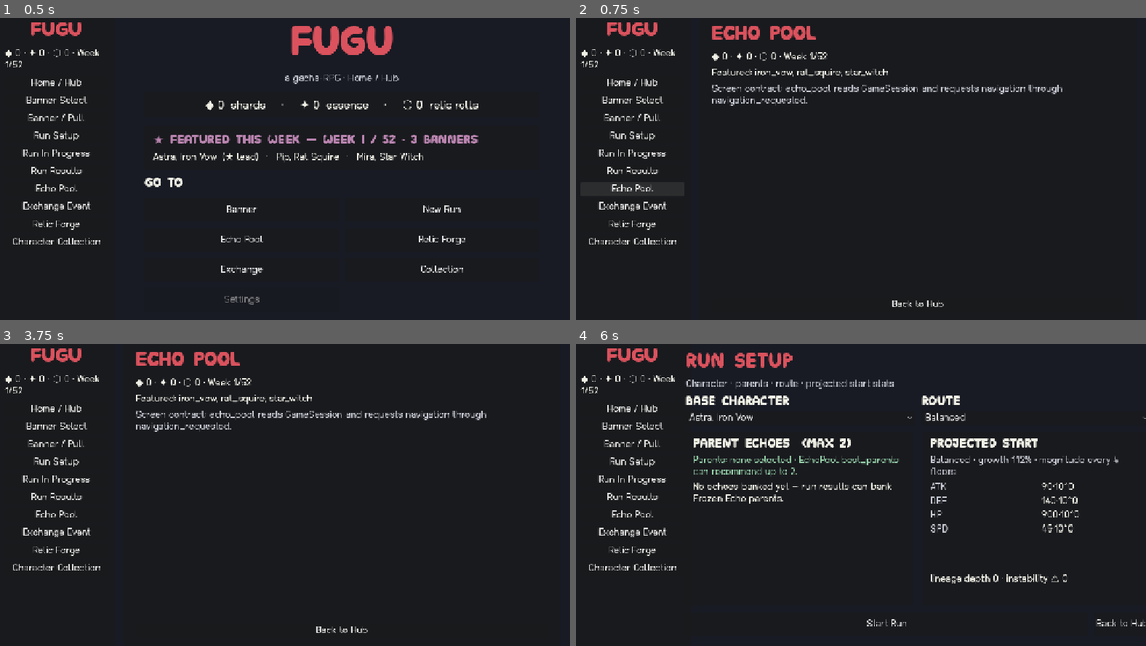
Above: before the commit, frames 1-4 (two rows, left to right).
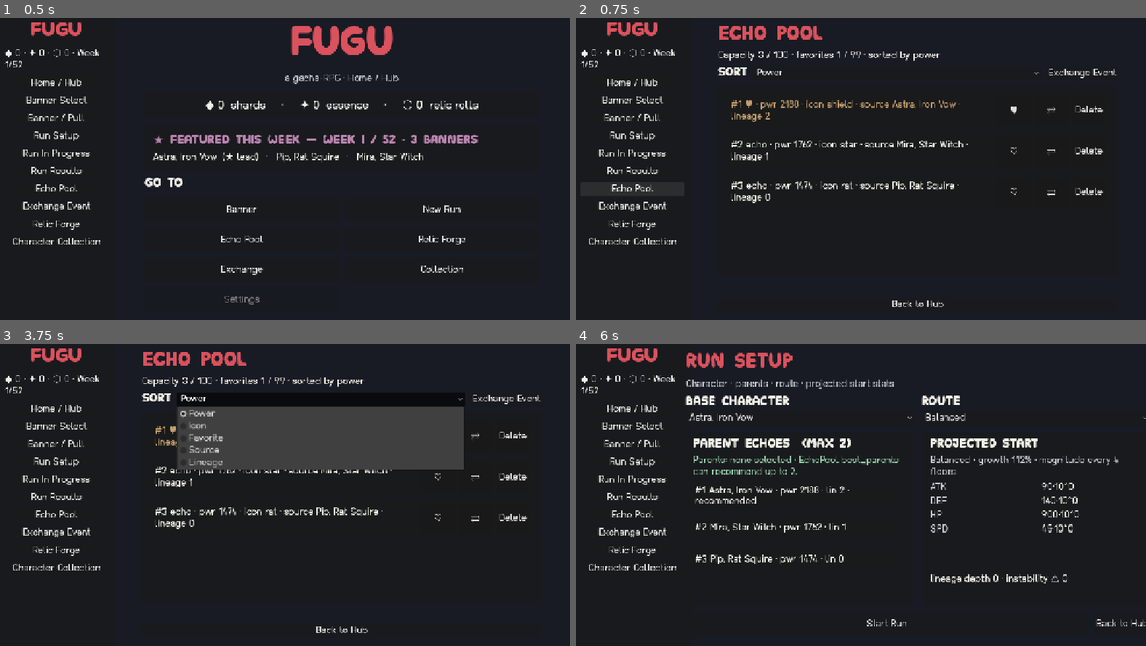
Above: after the commit, the same moments.

Repository: Mezzyface/fugu
Game: Godot game, scene res://main.tscn
Two runs of this game, one before a commit and one after it. Both use one fixed random seed, a clock stepped at 60 frames per second and the inputs below.
Inputs (mouse positions are in pixels of both pictures, inside the frame that each line leads up to):
- Up to frame 1 (0.5 s): no input
- Up to frame 2 (0.75 s): click "Echo Pool" at 0.5 s
- Up to frame 3 (3.75 s): click "Exchange Event" at 1.25 s; click "Back to Hub" at 2 s; click "Echo Pool" at 2.75 s; click (319, 398) at 3.5 s, where only the run after the commit has a clickable "Power"
- Up to frame 4 (6 s): click "Exchange Event" at 4.25 s; click "Home / Hub" at 5 s; click "New Run" at 5.75 s

Frame 1 is identical in both runs. In frame 2, 4.1% of the frame differs, in the area x 23-95%, y 2-62%; in frame 3, 13%; in frame 4, 1.3%.

Commit message:
[Task] Screen 07 Echo Pool
Co-Authored-By: Claude Opus 4.8 <noreply@anthropic.com>

Diff:
--- a/game/scenes/echo_pool_screen.tscn
+++ b/game/scenes/echo_pool_screen.tscn
@@ -1,6 +1,7 @@
-[gd_scene load_steps=2 format=3]
+[gd_scene load_steps=3 format=3 uid="uid://d61echopoolscene"]
 
-[ext_resource type="Script" path="res://scripts/ui/screen_base.gd" id="1_screen"]
+[ext_resource type="Script" path="res://scripts/ui/echo_pool_screen.gd" id="1_echo"]
+[ext_resource type="Theme" uid="uid://bfugutheme0001" path="res://assets/theme/fugu_theme.tres" id="2_theme"]
 
 [node name="EchoPoolScreen" type="Control"]
 layout_mode = 3
@@ -9,6 +10,102 @@
 anchor_bottom = 1.0
 grow_horizontal = 2
 grow_vertical = 2
-script = ExtResource("1_screen")
+theme = ExtResource("2_theme")
+script = ExtResource("1_echo")
 screen_id = "echo_pool"
 screen_title = "Echo Pool"
+
+[node name="Background" type="ColorRect" parent="."]
+layout_mode = 1
+anchors_preset = 15
+anchor_right = 1.0
+anchor_bottom = 1.0
+grow_horizontal = 2
+grow_vertical = 2
+color = Color(0.094118, 0.105882, 0.141176, 1)
+
+[node name="Margin" type="MarginContainer" parent="."]
+layout_mode = 1
+anchors_preset = 15
+anchor_right = 1.0
+anchor_bottom = 1.0
+grow_horizontal = 2
+grow_vertical = 2
+theme_override_constants/margin_left = 42
+theme_override_constants/margin_top = 24
+theme_override_constants/margin_right = 42
+theme_override_constants/margin_bottom = 24
+
+[node name="Root" type="VBoxContainer" parent="Margin"]
+layout_mode = 2
+theme_override_constants/separation = 12
+
+[node name="TitleLabel" type="Label" parent="Margin/Root"]
+layout_mode = 2
+theme_type_variation = &"TitleLabel"
+theme_override_colors/font_color = Color(0.854902, 0.321569, 0.364706, 1)
+text = "Echo Pool"
+
+[node name="SummaryLabel" type="Label" parent="Margin/Root"]
+unique_name_in_owner = true
+layout_mode = 2
+theme_override_colors/font_color = Color(0.94, 0.94, 0.9, 1)
+text = "Capacity 3 / 100 · favorites 1 / 99 · sorted by power"
+
+[node name="Controls" type="HBoxContainer" parent="Margin/Root"]
+layout_mode = 2
+theme_override_constants/separation = 12
+
+[node name="SortLabel" type="Label" parent="Margin/Root/Controls"]
+layout_mode = 2
+theme_type_variation = &"HeaderLabel"
+theme_override_colors/font_color = Color(0.94, 0.94, 0.9, 1)
+text = "Sort"
+
+[node name="SortSelector" type="OptionButton" parent="Margin/Root/Controls"]
+unique_name_in_owner = true
+layout_mode = 2
+size_flags_horizontal = 3
+
+[node name="ExchangeButton" type="Button" parent="Margin/Root/Controls"]
+unique_name_in_owner = true
+layout_mode = 2
+text = "Exchange Event"
+
+[node name="ListPanel" type="PanelContainer" parent="Margin/Root"]
+layout_mode = 2
+size_flags_vertical = 3
+
+[node name="ListMargin" type="MarginContainer" parent="Margin/Root/ListPanel"]
+layout_mode = 2
+theme_override_constants/margin_left = 16
+theme_override_constants/margin_top = 14
+theme_override_constants/margin_right = 16
+theme_override_constants/margin_bottom = 14
+
+[node name="Scroll" type="ScrollContainer" parent="Margin/Root/ListPanel/ListMargin"]
+layout_mode = 2
+horizontal_scroll_mode = 0
+
+[node name="RecordList" type="VBoxContainer" parent="Margin/Root/ListPanel/ListMargin/Scroll"]
+unique_name_in_owner = true
+layout_mode = 2
+size_flags_horizontal = 3
+theme_override_constants/separation = 8
+
+[node name="MessageLabel" type="Label" parent="Margin/Root"]
+unique_name_in_owner = true
+layout_mode = 2
+theme_override_colors/font_color = Color(0.588235, 0.819608, 0.666667, 1)
+autowrap_mode = 3
+text = ""
+
+[node name="Buttons" type="HBoxContainer" parent="Margin/Root"]
+layout_mode = 2
+theme_override_constants/separation = 14
+
+[node name="HubButton" type="Button" parent="Margin/Root/Buttons"]
+unique_name_in_owner = true
+layout_mode = 2
+size_flags_horizontal = 3
+text = "Back to Hub"
--- /dev/null
+++ b/game/scripts/ui/echo_pool_screen.gd
@@ -0,0 +1,215 @@
+class_name EchoPoolScreen
+extends Control
+
+signal navigation_requested(screen_id: String)
+
+const TITLE_COLOR := Color(0.854902, 0.321569, 0.364706, 1.0)
+const BODY_COLOR := Color(0.94, 0.94, 0.90, 1.0)
+const MUTED_COLOR := Color(0.776471, 0.788235, 0.823529, 1.0)
+const FAVORITE_COLOR := Color(0.772549, 0.623529, 0.419608, 1.0)
+const SUCCESS_COLOR := Color(0.588235, 0.819608, 0.666667, 1.0)
+
+@export var screen_id: String = "echo_pool"
+@export var screen_title: String = "Echo Pool"
+
+var session: Node
+var sort_mode: String = "power"
+var last_message: String = ""
+
+@onready var _summary_label: Label = %SummaryLabel
+@onready var _sort_selector: OptionButton = %SortSelector
+@onready var _record_list: VBoxContainer = %RecordList
+@onready var _message_label: Label = %MessageLabel
+@onready var _exchange_button: Button = %ExchangeButton
+@onready var _hub_button: Button = %HubButton
+
+var _sort_modes: Array[String] = ["power", "icon", "favorite", "source", "lineage"]
+
+
+func _ready() -> void:
+	if session == null:
+		session = get_node_or_null("/root/GameSession")
+	_sort_selector.item_selected.connect(_on_sort_selected)
+	_exchange_button.pressed.connect(_on_exchange_pressed)
+	_hub_button.pressed.connect(_on_hub_pressed)
+	_seed_demo_echoes_if_empty()
+	_populate_sort_selector()
+	_refresh()
+
+
+func setup_screen(p_screen_id: String, p_screen_title: String, p_session: Node) -> void:
+	screen_id = p_screen_id
+	screen_title = p_screen_title
+	session = p_session
+	if is_node_ready():
+		_seed_demo_echoes_if_empty()
+		_populate_sort_selector()
+		_refresh()
+
+
+func favorite_record(record_id: int) -> EchoRecord:
+	var record := _pool().get_record(record_id)
+	if record == null:
+		return null
+	var updated := _pool().update_record(record_id, not record.favorite)
+	last_message = "Favorite toggled for #%d." % record_id if updated != null else "Favorite cap reached."
+	_refresh()
+	return updated
+
+
+func delete_record(record_id: int) -> EchoRecord:
+	var removed := _pool().delete_echo(record_id)
+	last_message = "Deleted echo #%d." % record_id if removed != null else "Favorite echoes must be unfavorited before deletion."
+	_refresh()
+	return removed
+
+
+func exchange_record(record_id: int) -> EchoExchangeReward:
+	var reward := _pool().exchange_echo(record_id)
+	if reward != null:
+		if session != null and session.has_method("add_currency"):
+			session.add_currency(reward.shards, reward.essence, reward.relic_rolls)
+		last_message = "Exchanged echo #%d: +%d✦ +%d◆ +%d⬡." % [record_id, reward.essence, reward.shards, reward.relic_rolls]
+	else:
+		last_message = "Favorite echoes must be unfavorited before exchange."
+	_refresh()
+	return reward
+
+
+func _populate_sort_selector() -> void:
+	_sort_selector.clear()
+	for mode: String in _sort_modes:
+		_sort_selector.add_item(mode.capitalize())
+	_sort_selector.selected = maxi(0, _sort_modes.find(sort_mode))
+
+
+func _refresh() -> void:
+	if not is_node_ready() or _pool() == null:
+		return
+	_summary_label.text = "Capacity %d / %d · favorites %d / %d · sorted by %s" % [
+		_pool().size(),
+		_pool().capacity,
+		_pool().favorite_count(),
+		_pool().max_favorites,
+		sort_mode
+	]
+	_build_records()
+	_message_label.text = last_message
+
+
+func _build_records() -> void:
+	for child in _record_list.get_children():
+		child.queue_free()
+	var records := _pool().sorted_records(sort_mode)
+	if records.is_empty():
+		_record_list.add_child(_label("No echoes banked yet.", MUTED_COLOR))
+		return
+	for record: EchoRecord in records:
+		_record_list.add_child(_record_row(record))
+
+
+func _record_row(record: EchoRecord) -> Control:
+	var panel := PanelContainer.new()
+	panel.custom_minimum_size = Vector2(0, 82)
+	var margin := MarginContainer.new()
+	margin.add_theme_constant_override("margin_left", 12)
+	margin.add_theme_constant_override("margin_top", 8)
+	margin.add_theme_constant_override("margin_right", 12)
+	margin.add_theme_constant_override("margin_bottom", 8)
+	panel.add_child(margin)
+	var row := HBoxContainer.new()
+	row.add_theme_constant_override("separation", 10)
+	margin.add_child(row)
+	var detail := _label(_record_text(record), FAVORITE_COLOR if record.favorite else BODY_COLOR)
+	detail.size_flags_horizontal = Control.SIZE_EXPAND_FILL
+	row.add_child(detail)
+	row.add_child(_button("♥" if record.favorite else "♡", _on_favorite_pressed.bind(record.id)))
+	row.add_child(_button("⇄", _on_exchange_one_pressed.bind(record.id)))
+	row.add_child(_button("Delete", _on_delete_pressed.bind(record.id)))
+	return panel
+
+
+func _record_text(record: EchoRecord) -> String:
+	return "#%d %s · pwr %d · icon %s · source %s · lineage %d" % [
+		record.id,
+		"♥" if record.favorite else "echo",
+		record.power_score,
+		record.icon,
+		_character_name(record.echo.source_character_id),
+		record.echo.lineage_depth
+	]
+
+
+func _button(text: String, callback: Callable) -> Button:
+	var button := Button.new()
+	button.text = text
+	button.custom_minimum_size = Vector2(72, 42)
+	button.pressed.connect(callback)
+	return button
+
+
+func _label(text: String, color: Color) -> Label:
+	var label := Label.new()
+	label.text = text
+	label.autowrap_mode = TextServer.AUTOWRAP_WORD_SMART
+	label.add_theme_color_override("font_color", color)
+	return label
+
+
+func _pool() -> EchoPool:
+	if session != null and "echo_pool" in session:
+		return session.echo_pool
+	return null
+
+
+func _seed_demo_echoes_if_empty() -> void:
+	if _pool() == null or _pool().size() > 0:
+		return
+	_pool().bank_echo(_echo("iron_vow", 900, 2, 1), "shield", true)
+	_pool().bank_echo(_echo("star_witch", 620, 1, 0), "star")
+	_pool().bank_echo(_echo("rat_squire", 480, 0, 0), "rat")
+
+
+func _echo(source: String, hp: int, lineage: int, instability: int) -> FrozenEcho:
+	return FrozenEcho.new(
+		source,
+		{"hp": BigStat.new(hp), "atk": BigStat.new(hp / 5), "def": BigStat.new(hp / 7), "spd": BigStat.new(80)},
+		PackedStringArray(["Echo Skill"]),
+		PackedStringArray(["lineage"]),
+		lineage,
+		instability
+	)
+
+
+func _character_name(id: String) -> String:
+	if session != null and session.has_method("get_character"):
+		var character: CharacterDef = session.get_character(id)
+		if character != null:
+			return character.name
+	return id.capitalize()
+
+
+func _on_sort_selected(index: int) -> void:
+	if index >= 0 and index < _sort_modes.size():
+		sort_mode = _sort_modes[index]
+		_refresh()
+
+
+func _on_favorite_pressed(record_id: int) -> void:
+	favorite_record(record_id)
+
+
+func _on_delete_pressed(record_id: int) -> void:
+	delete_record(record_id)
+
+
+func _on_exchange_one_pressed(record_id: int) -> void:
+	exchange_record(record_id)
+
+
+func _on_exchange_pressed() -> void:
+	navigation_requested.emit("exchange_event")
+
+
+func _on_hub_pressed() -> void:
+	navigation_requested.emit("home_hub")
--- /dev/null
+++ b/game/test/test_echo_pool_screen.gd
@@ -0,0 +1,73 @@
+extends GutTest
+
+const ECHO_POOL_SCREEN := preload("res://scenes/echo_pool_screen.tscn")
+
+
+func before_each() -> void:
+	GameSession.reset(1)
+
+
+func _make_screen() -> EchoPoolScreen:
+	var screen := ECHO_POOL_SCREEN.instantiate() as EchoPoolScreen
+	add_child_autofree(screen)
+	return screen
+
+
+func test_seeds_and_lists_banked_echoes_with_power() -> void:
+	var screen := _make_screen()
+	assert_eq(GameSession.echo_pool.size(), 3)
+	var list := screen.get_node("%RecordList") as VBoxContainer
+	assert_eq(list.get_child_count(), 3)
+	var text := _row_text(list.get_child(0))
+	assert_string_contains(text, "pwr")
+	assert_string_contains((screen.get_node("%SummaryLabel") as Label).text, "Capacity")
+
+
+func test_sort_selector_changes_sort_mode() -> void:
+	var screen := _make_screen()
+	var selector := screen.get_node("%SortSelector") as OptionButton
+	selector.selected = 1
+	selector.item_selected.emit(1)
+	assert_eq(screen.sort_mode, "icon")
+
+
+func test_favorite_delete_and_exchange_protect_favorites() -> void:
+	var screen := _make_screen()
+	var favorite := GameSession.echo_pool.sorted_records("favorite")[0]
+	assert_true(favorite.favorite)
+	assert_null(screen.delete_record(favorite.id))
+	assert_push_error("favorite echoes must be unfavorited before deletion")
+	assert_string_contains(screen.last_message, "Favorite")
+	assert_null(screen.exchange_record(favorite.id))
+	assert_push_error("favorite echoes must be unfavorited before deletion")
+	assert_string_contains(screen.last_message, "Favorite")
+	screen.favorite_record(favorite.id)
+	assert_false(GameSession.echo_pool.get_record(favorite.id).favorite)
+	assert_not_null(screen.delete_record(favorite.id))
+
+
+func test_exchange_adds_currency_and_removes_record() -> void:
+	var screen := _make_screen()
+	var record := GameSession.echo_pool.sorted_records("power")[1]
+	var before_size := GameSession.echo_pool.size()
+	var before_essence := GameSession.essence
+	var reward := screen.exchange_record(record.id)
+	assert_not_null(reward)
+	assert_eq(GameSession.echo_pool.size(), before_size - 1)
+	assert_gt(GameSession.essence, before_essence)
+
+
+func test_exchange_event_and_hub_buttons_request_navigation() -> void:
+	var screen := _make_screen()
+	watch_signals(screen)
+	(screen.get_node("%ExchangeButton") as Button).pressed.emit()
+	assert_signal_emitted_with_parameters(screen, "navigation_requested", ["exchange_event"])
+	(screen.get_node("%HubButton") as Button).pressed.emit()
+	assert_signal_emitted_with_parameters(screen, "navigation_requested", ["home_hub"])
+
+
+func _row_text(row: Node) -> String:
+	var margin := row.get_child(0)
+	var hbox := margin.get_child(0)
+	var label := hbox.get_child(0) as Label
+	return label.text
Not shown, added: game/scripts/ui/echo_pool_screen.gd.uid
Not shown, added: game/test/test_echo_pool_screen.gd.uid
Not shown, added: deliverables/items/61-screen-echo-pool.md
Not shown, added: screenshots/61/echo_pool.png
